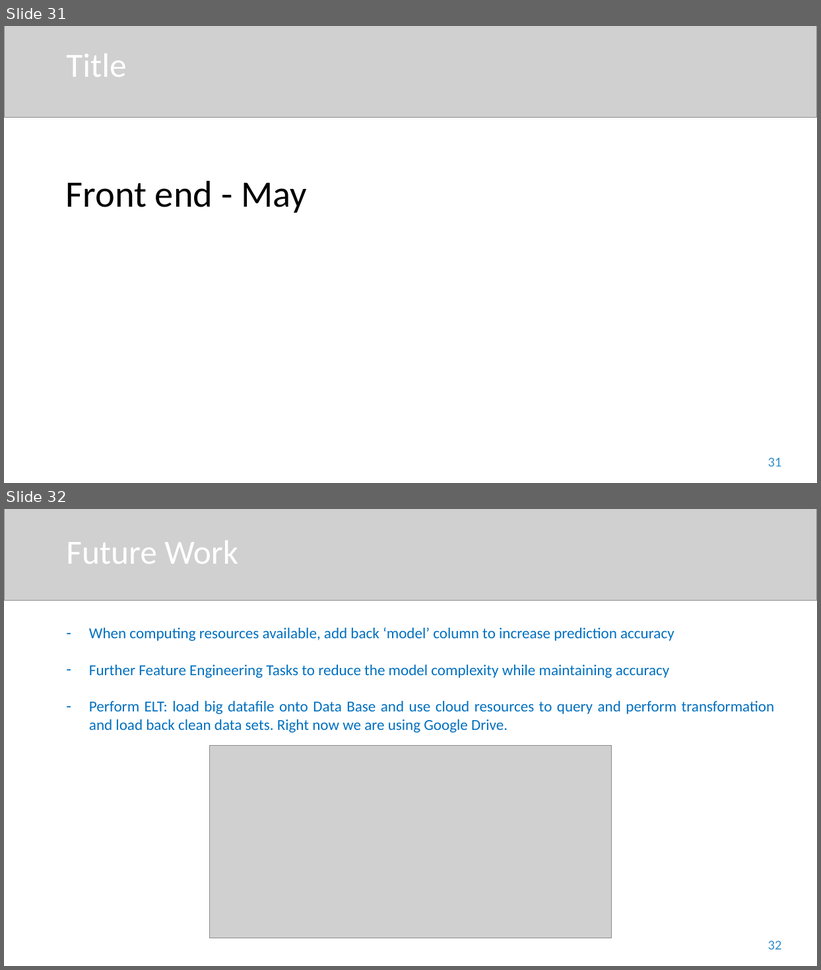
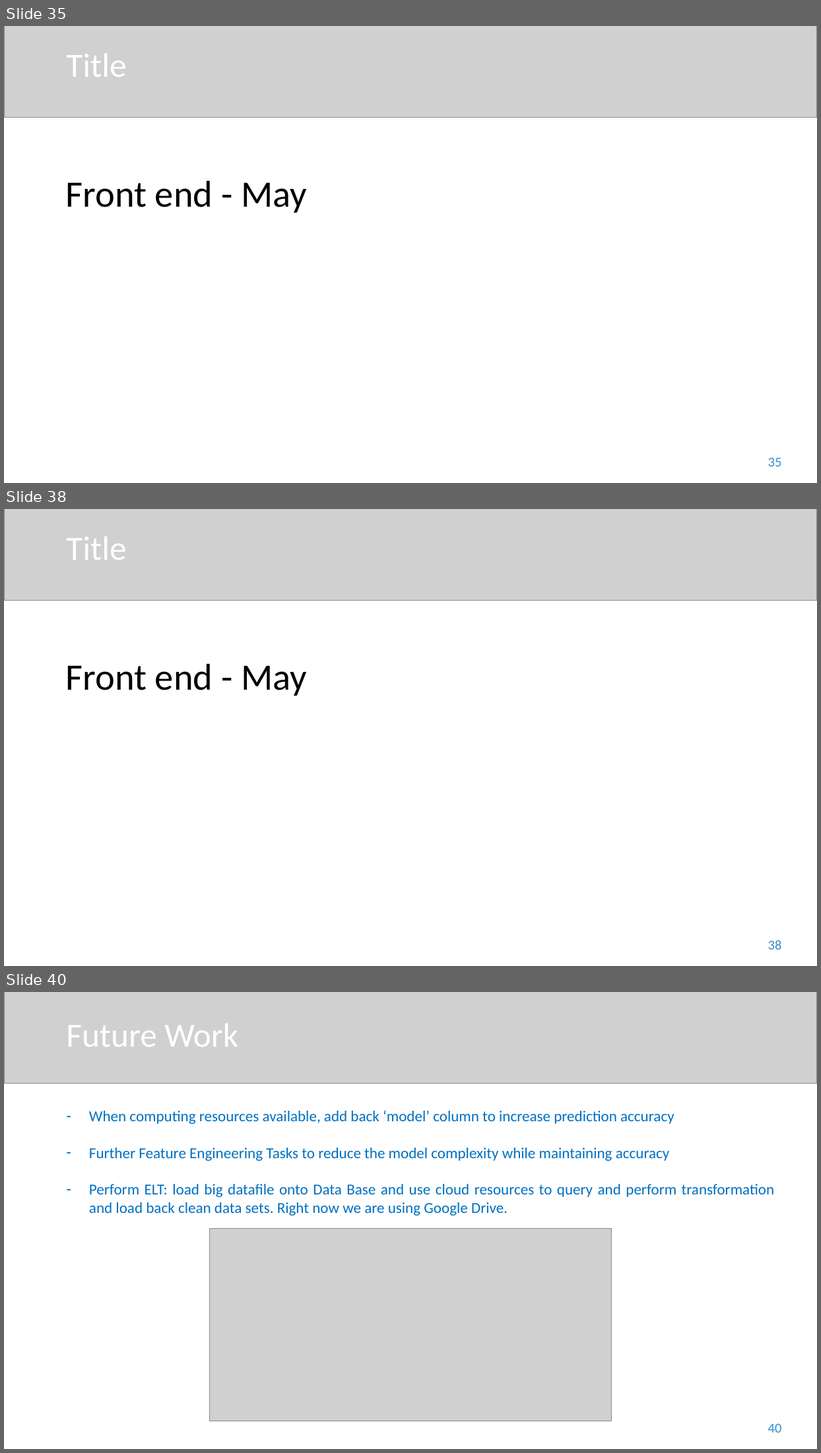
Before and after one commit to Dearsu520/automotive-modeling-project, a slide deck: ETL/Final Project.pptx. Shown one above the other, each under a label of ours: slides 31 and 32 before the commit, slides 35, 38 and 40 after it; the slides between them are not shown. The pictures are 821x970 and 821x1453 pixels, drawn with LibreOffice and Linux fonts; fonts in the diff are those of the drawing; grey boxes stand for pictures. Boxes give left, top, right and bottom in pixels: in the first picture for what was removed or moved away, otherwise in the second. Text is boxed around its words. In the diff, an @@ line names an element or a change of style, - is before the commit and + after.

```diff
--- a/ETL/Final Project.pptx
+++ b/ETL/Final Project.pptx
@@ slide 38 added at box(4, 509, 817, 966), background #FFFFFF @@
@@ picture added at box(4, 509, 817, 601) @@
@@ title added at box(66, 537, 126, 560), 40 pt, text #FFFFFF @@
+Title
@@ text added at box(66, 663, 307, 696), 44 pt, text #000000 @@
+Front end - May
@@ page number added at box(768, 941, 782, 950), 16 pt, text #338DCD @@
+38
@@ what was slide 31 is now slide 35 @@
@@ page number at box(768, 458, 782, 467): text changed @@
-31
+35
@@ what was slide 32 is now slide 40 @@
@@ page number at box(768, 1424, 782, 1433): text changed @@
-32
+40
```
Also in this commit, not shown: 7 other slides added.
